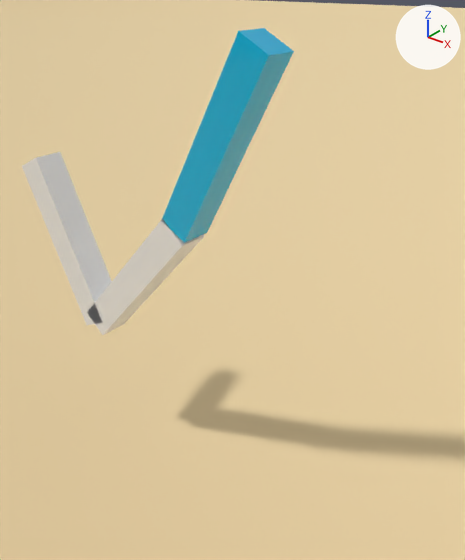
The Blender file Results/Scene.blend: old version first, new version second.
One viewpoint serves both versions: a 50 mm camera at (0.618, -0.648, 0.827) aimed at (0.065, 0.043, 0.399). The axes (+X, +Y, +Z) are drawn at upper right. The lights are the same throughout. Both versions are drawn at frame 23 of the action 'Box_2_0Action.002'; the numbers are the values there.

Before the edit, the objects in view are built like this:
```python
me_cube_008 = bpy.data.meshes.new('Cube.008')
me_cube_008.from_pydata(...)  # a box spanning x -1.0..1.0, y -1.0..1.0, z -1.0..1.0
me_cube_008.materials.append(mat_high_gloss_plastic___color_1)
me_cube_009 = bpy.data.meshes.new('Cube.009')
me_cube_009.from_pydata(...)  # a box spanning x -1.0..1.0, y -1.0..1.0, z -1.0..1.0
me_cube_009.materials.append(None)
me_cube_010 = bpy.data.meshes.new('Cube.010')
me_cube_010.from_pydata(...)  # a box spanning x -1.0..1.0, y -1.0..1.0, z -1.0..1.0
me_cube_010.materials.append(None)
me_plane_001 = bpy.data.meshes.new('Plane.001')
me_plane_001.from_pydata([(-1.0, -1.0, 0.0), (1.0, -1.0, 0.0), (-1.0, 1.0, 0.0), (1.0, 1.0, 0.0), (-1.0, -1.0, 8.38), (-1.0, 1.0, 8.38)], [], [(0, 1, 3, 2), (0, 2, 5, 4)])
me_plane_001.polygons.foreach_set('use_smooth', [True] * 2)
me_plane_001.materials.append(mat_material)  # beige #e7d3a9
ob_box_0_0 = bpy.data.objects.new('Box_0_0', me_cube_008)
ob_box_0_0.location = (0.079, 0.0, 0.617)
ob_box_0_0.rotation_euler = (0.0, 2.06, 0.0)  # degrees (0, 118, 0)
ob_box_0_0.scale = (0.15, 0.025, 0.025)
ob_box_1_0 = bpy.data.objects.new('Box_1_0', me_cube_009)
ob_box_1_0.location = (-0.092, 0.0, 0.372)
ob_box_1_0.rotation_euler = (0.0, 2.302, 0.0)  # degrees (0, 132, 0)
ob_box_1_0.scale = (0.15, 0.025, 0.025)
ob_box_2_0 = bpy.data.objects.new('Box_2_0', me_cube_010)
ob_box_2_0.location = (-0.259, 0.0, 0.395)
ob_box_2_0.rotation_euler = (0.0, -2.025, 0.0)  # degrees (0, -116, 0)
ob_box_2_0.scale = (0.15, 0.025, 0.025)
ob_plane = bpy.data.objects.new('Plane', me_plane_001)
ob_plane.location = (-8.5, 5.0, 0.0)
ob_plane.scale = (10.0, 10.0, 2.0)
_m = ob_plane.modifiers.new('Bevel', 'BEVEL')
_m.width = 0.74
_m.width_pct = 0.74
_m.segments = 50
_m.profile = 0.733
```
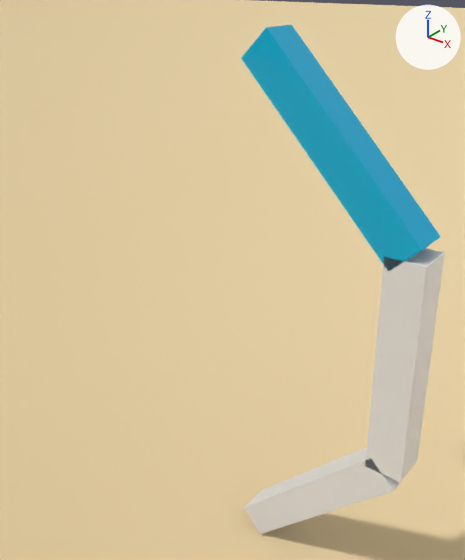
What the commit changed:
me_cube_008 has 8 vertices, 6 faces and spans x -1.0..1.0, y -1.0..1.0, z -1.0..1.0.
me_cube_008 no longer uses material mat_high_gloss_plastic___color_1.
Mesh me_cube_006 is new.
It is a box spanning x -1.0..1.0, y -1.0..1.0, z -1.0..1.0.
It uses material mat_high_gloss_plastic___color_1.
Object 'Box_0_0' (ob_box_0_0) now shows me_cube_006 instead of me_cube_008.
Object 'Box_0_0' (ob_box_0_0) moves from (0.079, 0.0, 0.617) to (0.256, 0.0, 0.643).
Object 'Box_0_0' (ob_box_0_0) turns from (0, 118, 0) to (0, 45, 0) degrees about x, y and z.
Object 'Box_1_0' (ob_box_1_0) moves from (-0.092, 0.0, 0.372) to (0.365, 0.0, 0.387).
Object 'Box_1_0' (ob_box_1_0) turns from (0, 132, 0) to (0, 89, 0) degrees about x, y and z.
Object 'Box_2_0' (ob_box_2_0) now shows me_cube_008 instead of me_cube_010.
Object 'Box_2_0' (ob_box_2_0) moves from (-0.259, 0.0, 0.395) to (0.264, 0.0, 0.128).
Object 'Box_2_0' (ob_box_2_0) turns from (0, -116, 0) to (0, 134, 0) degrees about x, y and z.

What differs and where, as boxes (x1, y1, x2, y2) in the pictures (465 x 560 px):
'Box_0_0', recoloured, reshaped, moved, turned
    before: (162, 28, 294, 243)
    after: (241, 25, 441, 271)
'Box_1_0', moved, turned
    before: (88, 218, 205, 335)
    after: (365, 248, 445, 483)
'Box_2_0', recoloured, reshaped, moved, turned
    before: (22, 152, 112, 325)
    after: (243, 447, 400, 534)
